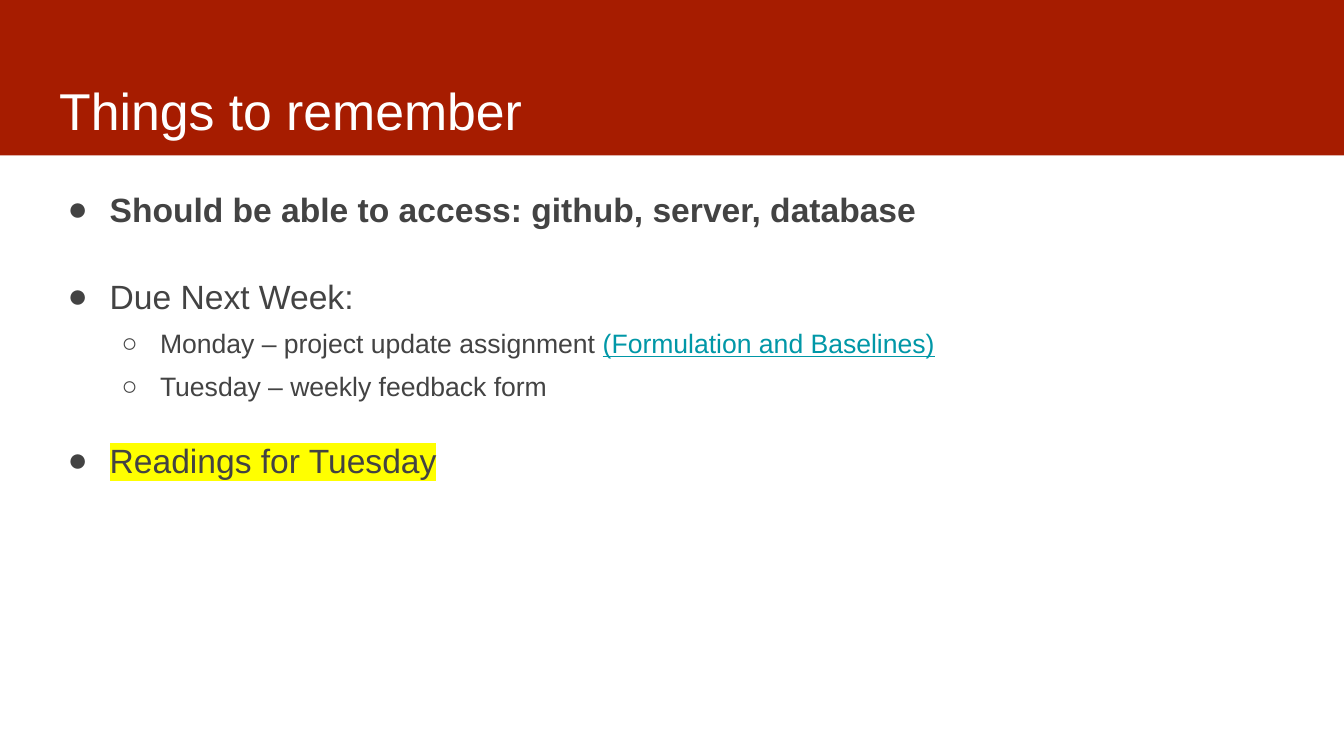
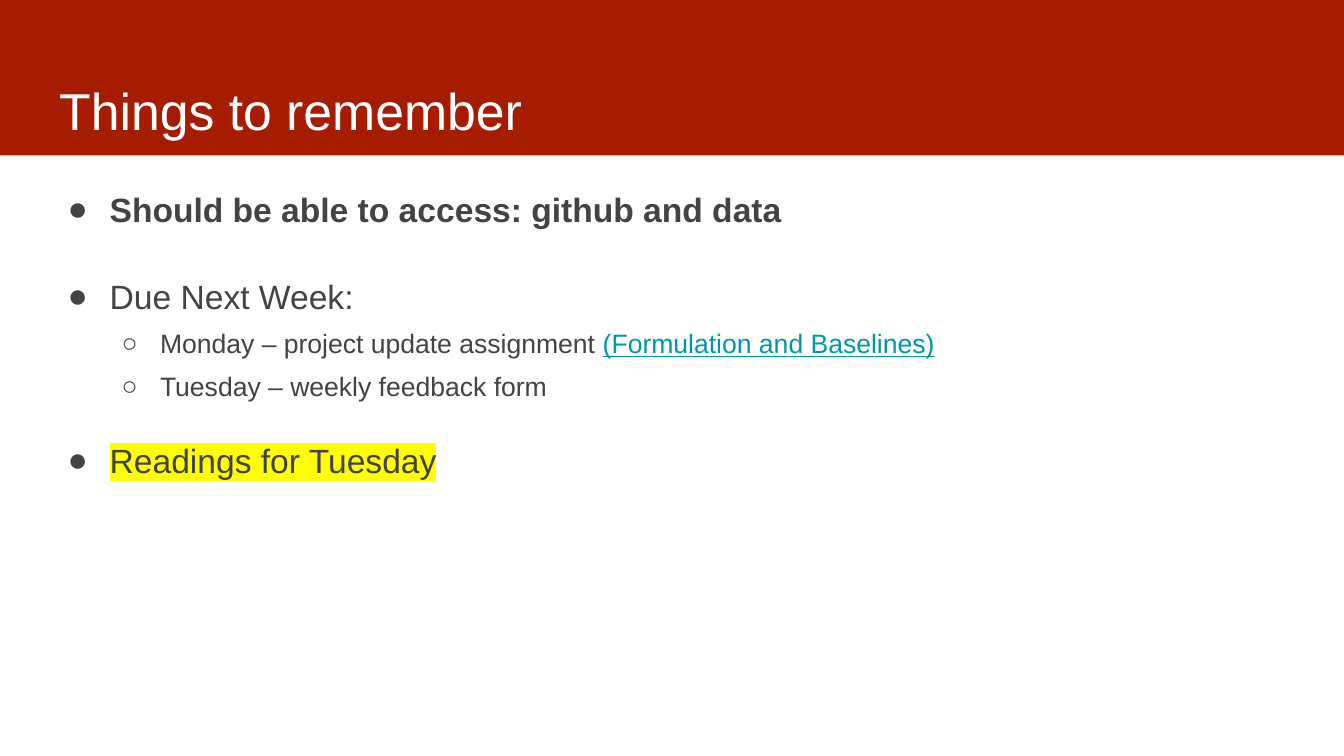
Before and after one commit to dssg/MLinPractice, a slide deck: slide 26 of Lectures/Lecture4-Formulation.pptx. Drawn at 1344x756 pixels with LibreOffice and Linux fonts; fonts in the diff are those of the drawing. Boxes give left, top, right and bottom in pixels: in the first picture for what was removed or moved away, otherwise in the second. Text is boxed around its words. In the diff, an @@ line names an element or a change of style, - is before the commit and + after.

Commit message:
updated

```diff
--- a/Lectures/Lecture4-Formulation.pptx
+++ b/Lectures/Lecture4-Formulation.pptx
@@ text at <box>110,197,781,229</box>: text changed @@
-● Should be able to access: github, server, database
+● Should be able to access: github and data
```
Also in this commit, not shown: 6 other slides changed.
